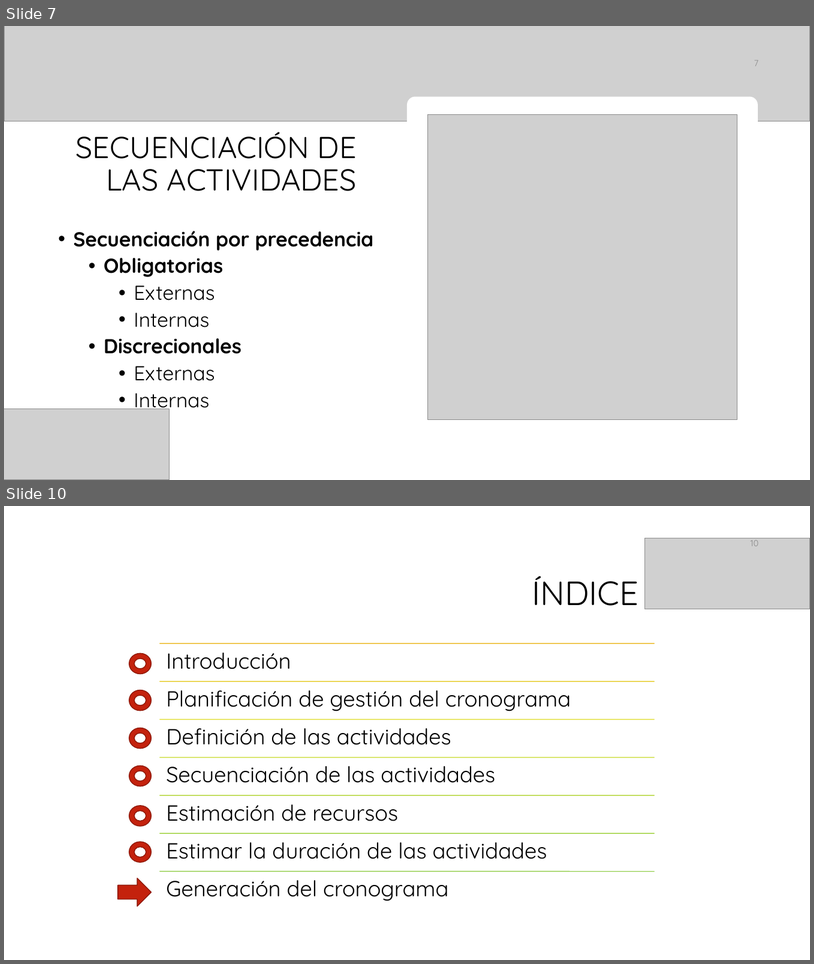
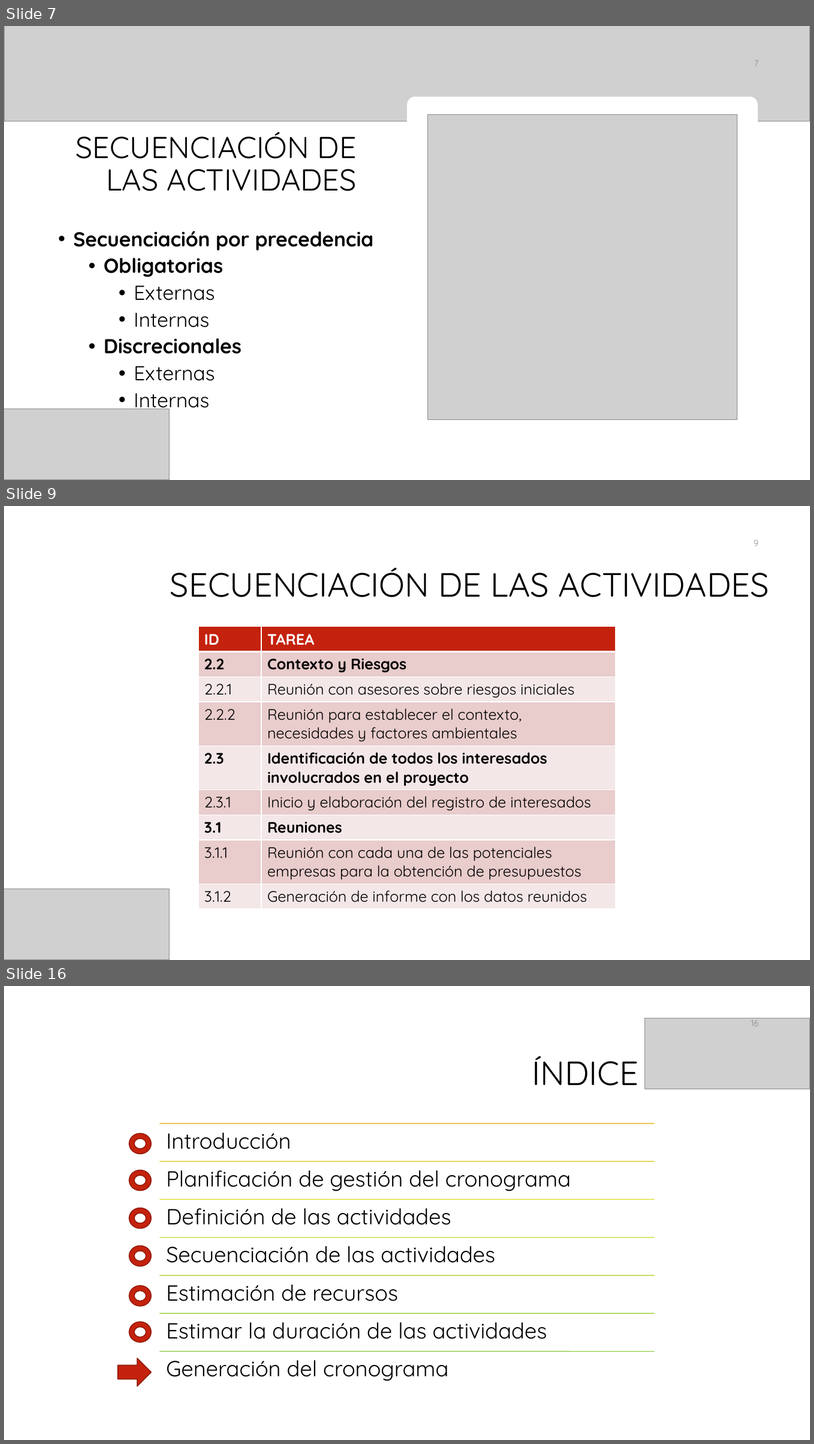
Before and after one commit to galledohm/Gestion_Proyectos, a slide deck: Documentos_generados/2.Gestion del tiempo/Presentación2.pptx. Shown one above the other, each under a label of ours: slides 7 and 10 before the commit, slides 7, 9 and 16 after it; the slides between them are not shown. The pictures are 814x964 and 814x1444 pixels, drawn with LibreOffice and Linux fonts; fonts in the diff are those of the drawing; grey boxes stand for pictures; background and template pictures are left out. Boxes give left, top, right and bottom in pixels: in the first picture for what was removed or moved away, otherwise in the second. Text is boxed around its words. In the diff, an @@ line names an element or a change of style, - is before the commit and + after.

```diff
--- a/Documentos_generados/2.Gestion del tiempo/Presentación2.pptx
+++ b/Documentos_generados/2.Gestion del tiempo/Presentación2.pptx
@@ slide 9 added at <box>4,506,810,960</box>, background #FFFFFF @@
@@ page number added at <box>754,540,759,546</box>, 10.5 pt, text #8C8C8C @@
+9
@@ title added at <box>170,567,770,597</box>, 40 pt, text #000000 @@
+SECUENCIACIÓN DE LAS ACTIVIDADES
@@ table added at <box>198,627,615,904</box>, 9 rows, 2 columns @@
+ID | TAREA
+2.2 | Contexto y Riesgos
+2.2.1 | Reunión con asesores sobre riesgos iniciales
+2.2.2 | Reunión para establecer el contexto, necesidades y factores ambientales
+2.3 | Identificación de todos los interesados involucrados en el proyecto
+2.3.1 | Inicio y elaboración del registro de interesados
+3.1 | Reuniones
+3.1.1 | Reunión con cada una de las potenciales empresas para la obtención de presupuestos
+3.1.2 | Generación de informe con los datos reunidos
@@ picture added at <box>4,889,170,960</box> @@
@@ what was slide 10 is now slide 16 @@
@@ page number at <box>752,1018,759,1026</box>: text changed @@
-10
+16
```
Also in this commit, not shown: 5 slides changed, 5 other slides added.
